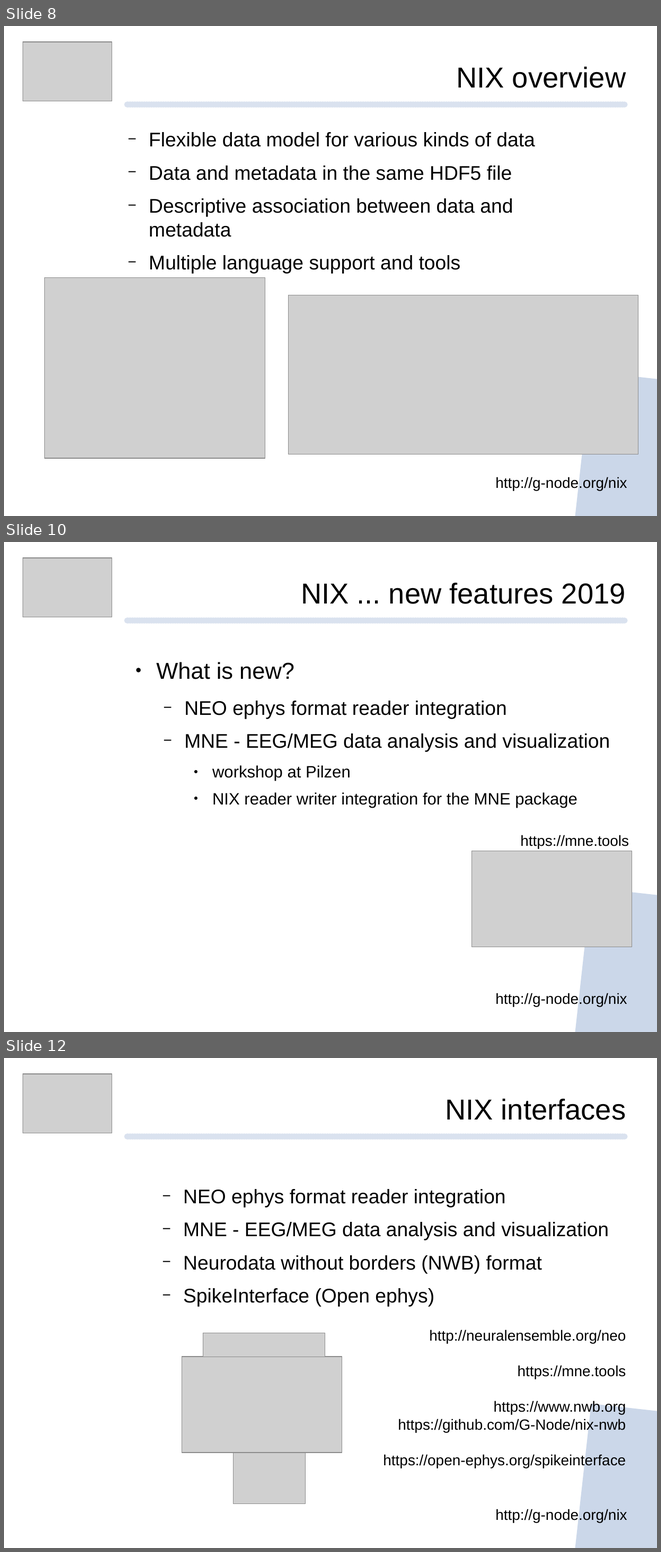
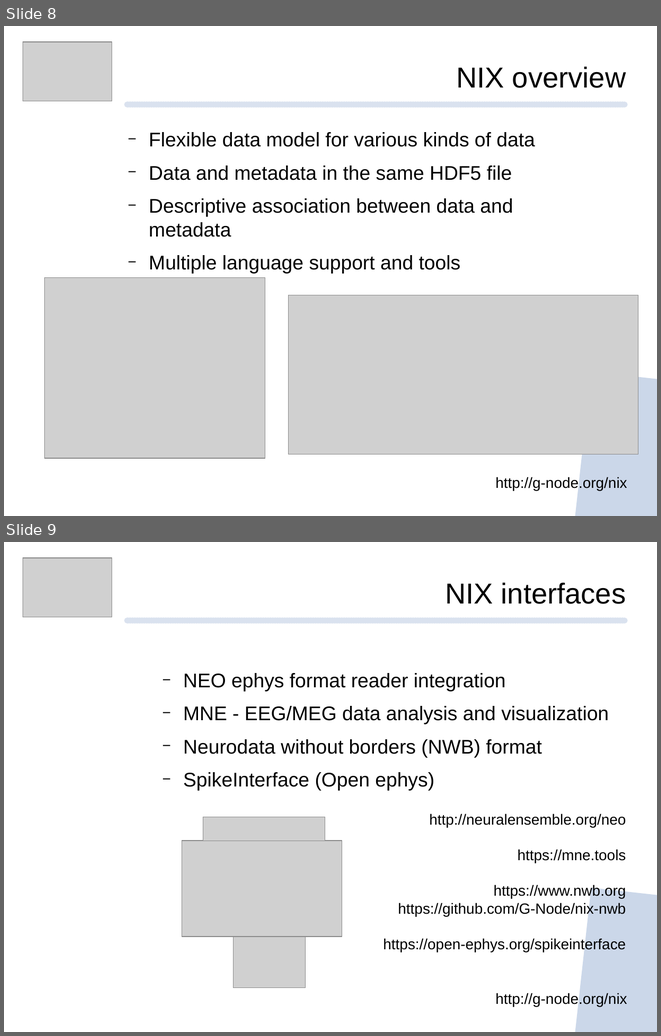
Before and after one commit to mpsonntag/prespost, a slide deck: 202009_BCCN_online/202009_BCCN_Online_conference.odp. Shown one above the other, each under a label of ours: slides 8, 10 and 12 before the commit, slides 8 and 9 after it; the slides between them are not shown. The pictures are 661x1552 and 661x1036 pixels, drawn with LibreOffice and Linux fonts; fonts in the diff are those of the drawing; grey boxes stand for pictures; background and template pictures are left out. Boxes give left, top, right and bottom in pixels: in the first picture for what was removed or moved away, otherwise in the second. Text is boxed around its words. In the diff, an @@ line names an element or a change of style, - is before the commit and + after.

```diff
--- a/202009_BCCN_online/202009_BCCN_Online_conference.odp
+++ b/202009_BCCN_online/202009_BCCN_Online_conference.odp
@@ slide 10 removed at <box>4,542,657,1032</box>, background #FFFFFF; not listed: 2 template elements that a slide beside it also shows @@
@@ picture removed at <box>23,558,113,617</box> @@
@@ text removed at <box>301,582,626,604</box> @@
-NIX ... new features 2019
@@ text removed at <box>156,662,610,808</box> @@
-● What is new?
-  − NEO ephys format reader integration
-  − MNE - EEG/MEG data analysis and visualization
-    ● workshop at Pilzen
-    ● NIX reader writer integration for the MNE package
@@ text removed at <box>520,835,629,848</box> @@
-https://mne.tools
@@ picture removed at <box>472,850,632,947</box> @@
@@ text removed at <box>495,992,627,1006</box> @@
-http://g-node.org/nix
@@ what was slide 12 is now slide 9 @@
```
Also in this commit, not shown: 1 slide changed, 5 other slides removed.
